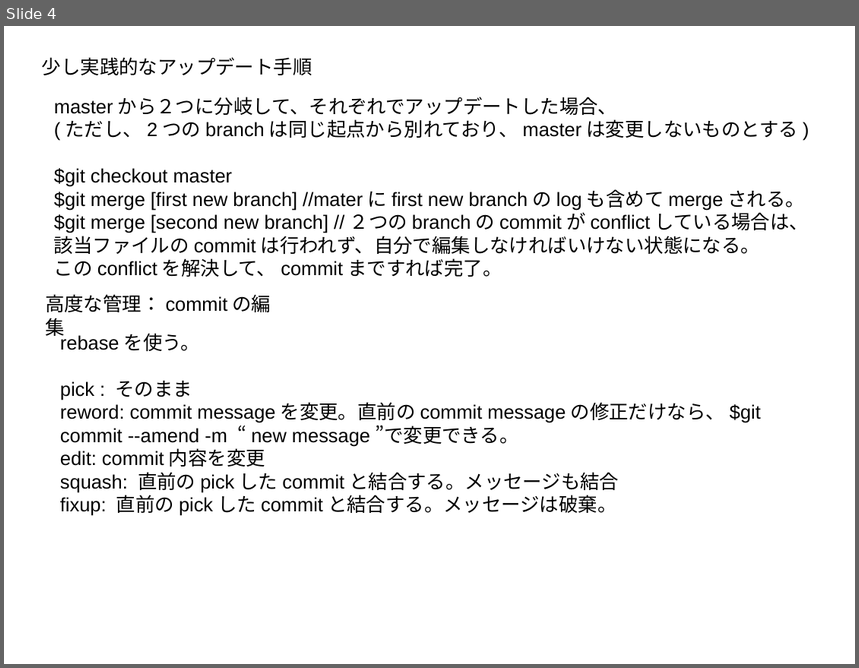
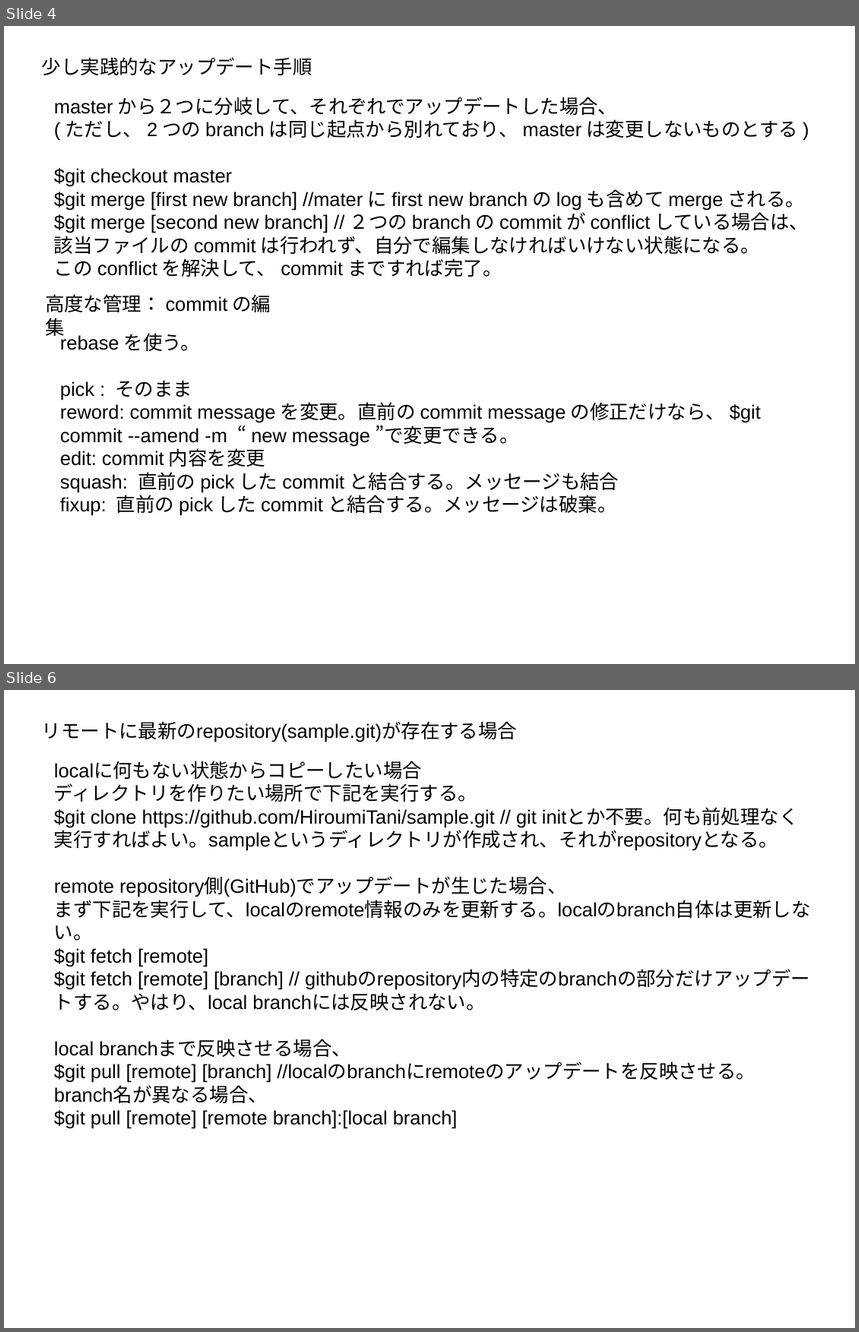
Before and after one commit to HiroumiTani/sample, a slide deck: how-to-git.odp. Shown one above the other, each under a label of ours: slide 4 before the commit, slides 4 and 6 after it; the slides between them are not shown. The pictures are 859x668 and 859x1332 pixels, drawn with LibreOffice and Linux fonts; fonts in the diff are those of the drawing. Boxes give left, top, right and bottom in pixels: in the first picture for what was removed or moved away, otherwise in the second. Text is boxed around its words. In the diff, an @@ line names an element or a change of style, - is before the commit and + after.

Commit message:
updated odp for remote

```diff
--- a/how-to-git.odp
+++ b/how-to-git.odp
@@ slide 6 added at [4, 690, 855, 1328], background #FFFFFF @@
@@ text added at [42, 721, 517, 742], 18 pt, text #000000 @@
+リモートに最新のrepository(sample.git)が存在する場合
@@ text added at [54, 761, 811, 1129], 18 pt, text #000000 @@
+localに何もない状態からコピーしたい場合
+ディレクトリを作りたい場所で下記を実行する。
+$git clone https://github.com/HiroumiTani/sample.git // git initとか不要。何も前処理なく実行すればよい。sampleというディレクトリが作成され、それがrepositoryとなる。
+remote repository側(GitHub)でアップデートが生じた場合、
+まず下記を実行して、localのremote情報のみを更新する。localのbranch自体は更新しない。
+$git fetch [remote]
+$git fetch [remote] [branch] // githubのrepository内の特定のbranchの部分だけアップデートする。やはり、local branchには反映されない。
+local branchまで反映させる場合、
+$git pull [remote] [branch] //localのbranchにremoteのアップデートを反映させる。
+branch名が異なる場合、
+$git pull [remote] [remote branch]:[local branch]
```
Also in this commit, not shown: 1 slide changed, 1 other slide added.
